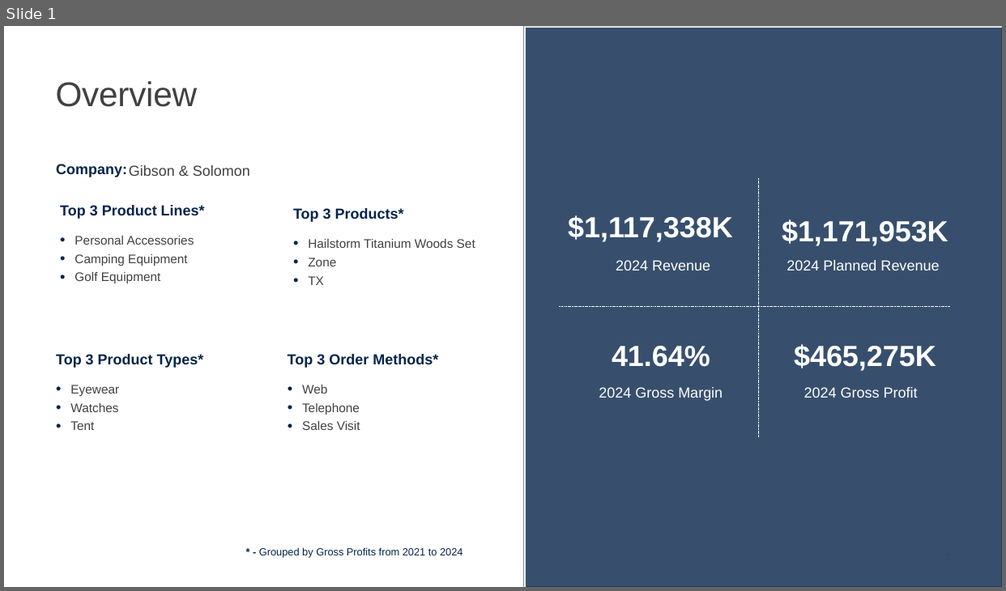
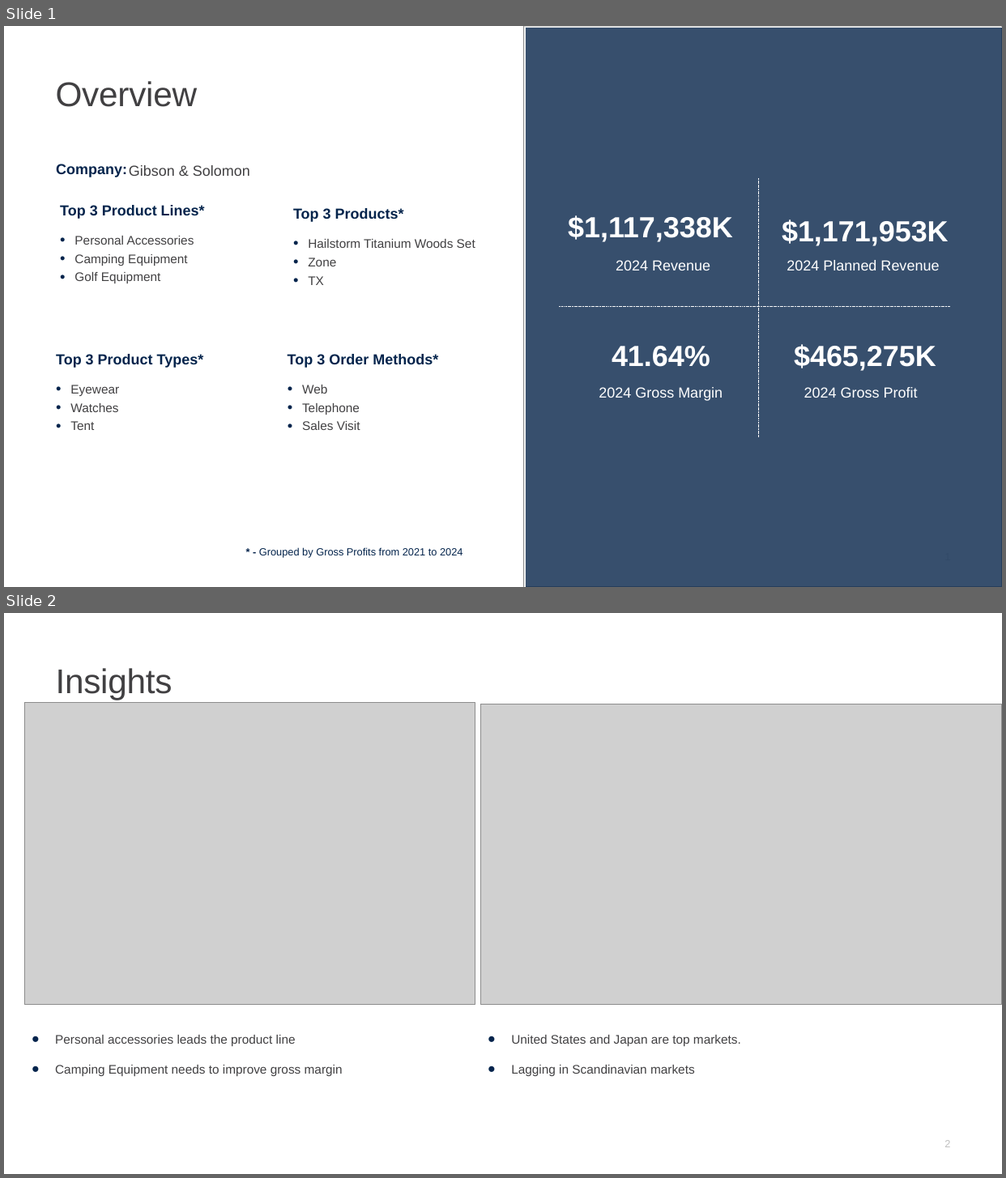
Before and after one commit to edimaudo/hackathon_coding_challenges, a slide deck: afp_challenge/afp_challenge_deck.pptx. Shown one above the other, each under a label of ours: slide 1 before the commit, slides 1 and 2 after it. The pictures are 1006x591 and 1006x1178 pixels, drawn with LibreOffice and Linux fonts; fonts in the diff are those of the drawing; grey boxes stand for pictures. Boxes give left, top, right and bottom in pixels: in the first picture for what was removed or moved away, otherwise in the second. Text is boxed around its words. In the diff, an @@ line names an element or a change of style, - is before the commit and + after.

```diff
--- a/afp_challenge/afp_challenge_deck.pptx
+++ b/afp_challenge/afp_challenge_deck.pptx
@@ slide 2 added at (4,613,1002,1174), background #FFFFFF @@
@@ title added at (56,668,172,700), 33 pt, text #414042 @@
+Insights
@@ picture added at (24,703,475,1004) @@
@@ picture added at (481,705,1002,1004) @@
@@ text added at (55,1035,343,1076), 12 pt, text #414042 @@
+• Personal accessories leads the product line
+• Camping Equipment needs to improve gross margin
@@ text added at (511,1035,741,1076), 12 pt, text #414042 @@
+• United States and Japan are top markets.
+• Lagging in Scandinavian markets
@@ page number added at (944,1140,950,1148), 10 pt, text #BFBFBF @@
+2
```
Also in this commit, not shown: 1 slide changed, 1 other slide added, 2 slides removed.
